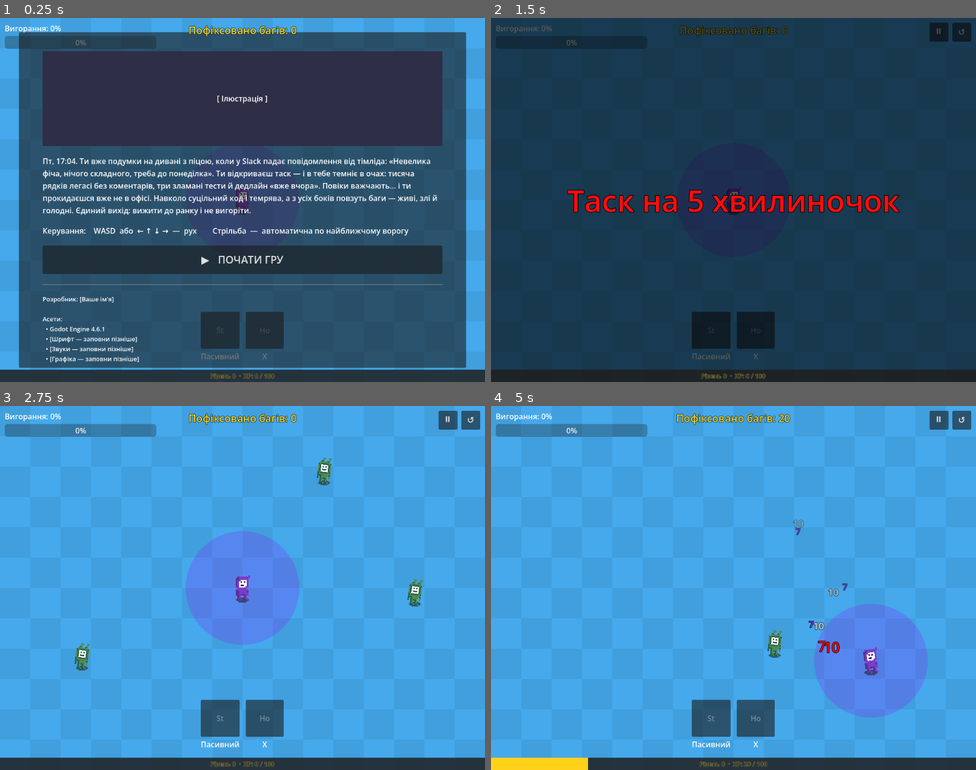
Above: before the commit, frames 1-4 (two rows, left to right).
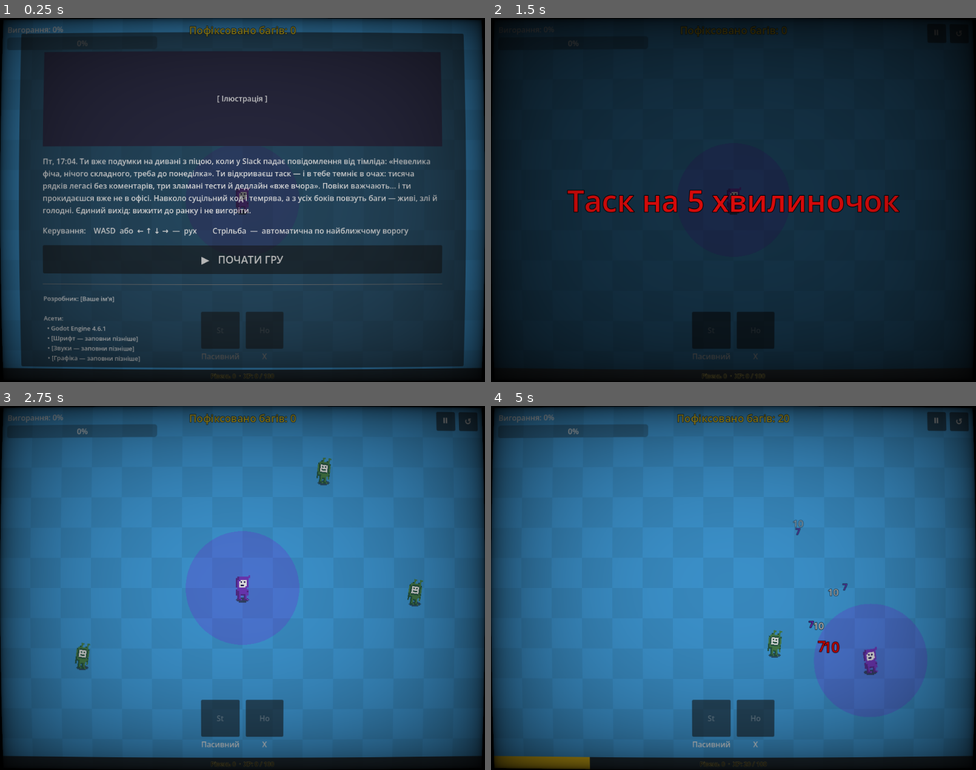
Above: after the commit, the same moments.

Repository: kodlon/DEVvsBUGS
Game: Godot game, scene res://scenes/main.tscn
The game is run twice, just before and just after one commit, with the same random seed, the same clock (stepped at 60 frames per second) and the same inputs. Sound files missing from this copy of the repository are replaced by a short silence.
Inputs (mouse positions are in pixels of both pictures, inside the frame that each line leads up to):
- Up to frame 1 (0.25 s): no input
- Up to frame 2 (1.5 s): click "▶ ПОЧАТИ ГРУ" at 0.5 s; click "⏸" at 1.25 s
- Up to frame 3 (2.75 s): click "↺" at 2 s
- Up to frame 4 (5 s): tap Enter at 2.75 s; move the mouse to (840, 569) at 2.77 s; hold Right (ui_right) 2.78-3.53 s; tap C at 2.85, 3.6, 4.35 s; click (840, 569) at 2.92 s; move the mouse to (636, 606) at 3.52 s; hold Down (ui_down) 3.53-4.28 s; click (636, 606) at 3.67 s; move the mouse to (782, 507) at 4.27 s; hold Right (ui_right) from 4.28 s (still down); click (782, 507) at 4.42 s

The runs differ from the first frame. In frame 1, 61% of the frame differs, in the area x 0-100%, y 0-100%; in frame 2, 52%; in frame 3, 100%; in frame 4, 100%.

Commit message:
Added shader for visual

Diff:
--- a/scenes/main.tscn
+++ b/scenes/main.tscn
@@ -6,6 +6,7 @@
 [ext_resource type="Texture2D" uid="uid://daktfqdksoqpt" path="res://sprites/background_blue.png" id="3_tefeu"]
 [ext_resource type="PackedScene" path="res://scenes/ui/skill_slot.tscn" id="4"]
 [ext_resource type="Script" uid="uid://cax2qbx1wgx0d" path="res://scripts/camera_shake.gd" id="5"]
+[ext_resource type="Shader" uid="uid://b4v327b8k2e4w" path="res://shaders/crt.gdshader" id="Shader_crt"]
 
 [sub_resource type="TileSetAtlasSource" id="TileSetAtlasSource_o6xl0"]
 texture = ExtResource("3_tefeu")
@@ -77,6 +78,12 @@
 [sub_resource type="TileSet" id="TileSet_tipki"]
 sources/0 = SubResource("TileSetAtlasSource_o6xl0")
 
+[sub_resource type="ShaderMaterial" id="ShaderMaterial_crt"]
+shader = ExtResource("Shader_crt")
+shader_parameter/scan_line_count = 0.0
+shader_parameter/curvature_x = 0.1170000055575
+shader_parameter/curvature_y = 0.1010000047975
+
 [node name="Main" type="Node2D" unique_id=1532500203]
 script = ExtResource("1")
 
@@ -262,3 +269,15 @@
   • [Шрифт — заповни пізніше]
   • [Звуки — заповни пізніше]
   • [Графіка — заповни пізніше]"
+
+[node name="CRTLayer" type="CanvasLayer" parent="." unique_id=96641967]
+layer = 100
+
+[node name="ColorRect" type="ColorRect" parent="CRTLayer" unique_id=1247591350]
+material = SubResource("ShaderMaterial_crt")
+anchors_preset = 15
+anchor_right = 1.0
+anchor_bottom = 1.0
+grow_horizontal = 2
+grow_vertical = 2
+mouse_filter = 2
--- /dev/null
+++ b/shaders/crt.gdshader
@@ -0,0 +1,40 @@
+shader_type canvas_item;
+
+uniform float scan_line_count : hint_range(0, 1080) = 150.0;
+uniform float curvature_x : hint_range(0.0, 1.0) = 0.25;
+uniform float curvature_y : hint_range(0.0, 1.0) = 0.33;
+uniform sampler2D SCREEN_TEXTURE : hint_screen_texture, filter_linear_mipmap;
+
+vec2 uv_curve(vec2 uv) {
+	uv = (uv - 0.5) * 2.0;
+
+	// You can tweak these values for more/less curve
+	uv.x *= 1.0 + pow(abs(uv.y) * curvature_x, 2.0);
+	uv.y *= 1.0 + pow(abs(uv.x) * curvature_y, 2.0);
+
+	uv = (uv / 2.0) + 0.5;
+	return uv;
+}
+
+void fragment() {
+	vec2 curved_uv = uv_curve(SCREEN_UV);
+
+	// Check if outside screen bounds
+	if (curved_uv.x < 0.0 || curved_uv.x > 1.0 || curved_uv.y < 0.0 || curved_uv.y > 1.0) {
+		COLOR = vec4(0.0, 0.0, 0.0, 1.0);
+	} else {
+		vec3 color = texture(SCREEN_TEXTURE, curved_uv).rgb;
+
+		// Scanlines
+		float s = sin(curved_uv.y * scan_line_count * PI * 2.0);
+		s = (s * 0.5 + 0.5) * 0.9 + 0.1;
+		color *= pow(s, 0.25);
+
+		// Vignette
+		float vignette = (curved_uv.x * curved_uv.y * (1.0 - curved_uv.x) * (1.0 - curved_uv.y)) * 15.0;
+		vignette = clamp(pow(vignette, 0.25), 0.0, 1.0);
+		color *= vignette;
+
+		COLOR = vec4(color, 1.0);
+	}
+}
Not shown, added: shaders/crt.gdshader.uid
Binary file changed: sprites/shadow.aseprite
Not shown, added: font/NotoColorEmoji-Regular.ttf
